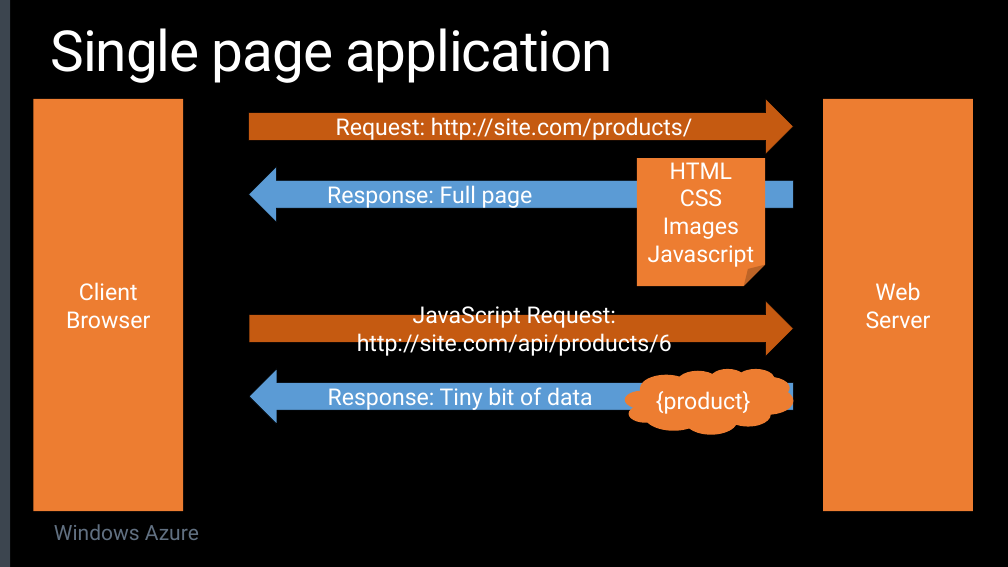
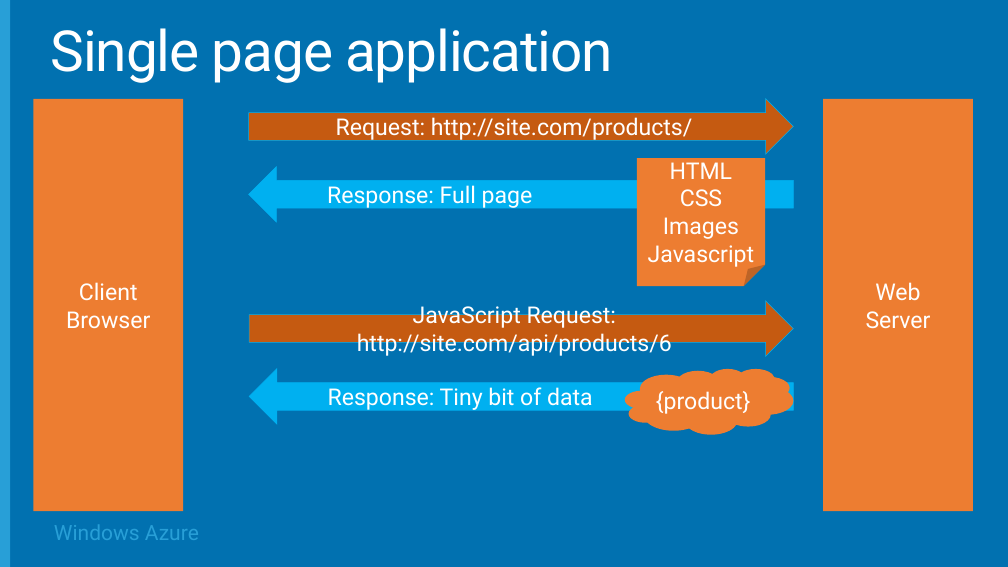
Before and after one commit to Microsoft-Web/DECK-Modern-Web-Front-Ends, a slide deck: slide 20 of 4-Modern-web-front-ends.pptx (slide 24 before the commit). Drawn at 1008x567 pixels with LibreOffice and Linux fonts; fonts in the diff are those of the drawing; background and template pictures are left out. Boxes give left, top, right and bottom in pixels: in the first picture for what was removed or moved away, otherwise in the second. Text is boxed around its words. In the diff, an @@ line names an element or a change of style, - is before the commit and + after.

Commit message:
updated deck

```diff
--- a/4-Modern-web-front-ends.pptx
+++ b/4-Modern-web-front-ends.pptx
@@ background #000000 to #0171B0 @@
@@ rectangle at bbox=[0, 0, 10, 567]: fill #3C454F to #289FD7 @@
@@ right arrow "Request: http://site.com/products/" at bbox=[249, 99, 794, 154]: outline #000000 0.5 pt to #00B0F0 0.5 pt @@
@@ right arrow "Response: Full page" at bbox=[249, 166, 794, 222]: fill #5B9BD5 to #00B0F0; outline #000000 0.5 pt to #00B0F0 0.5 pt @@
@@ right arrow "JavaScript Request: http://site.com/api/products/6" at bbox=[250, 301, 794, 356]: outline #000000 0.5 pt to #00B0F0 0.5 pt @@
@@ right arrow "Response: Tiny bit of data" at bbox=[250, 369, 794, 424]: fill #5B9BD5 to #00B0F0; outline #000000 0.5 pt to #00B0F0 0.5 pt @@
@@ text "Windows Azure" at bbox=[54, 525, 199, 540]: text colour #617081 to #289FD7 @@
```
Also in this commit, not shown: 14 other slides changed, 2 slides added, 1 slide removed, 1 other file.
